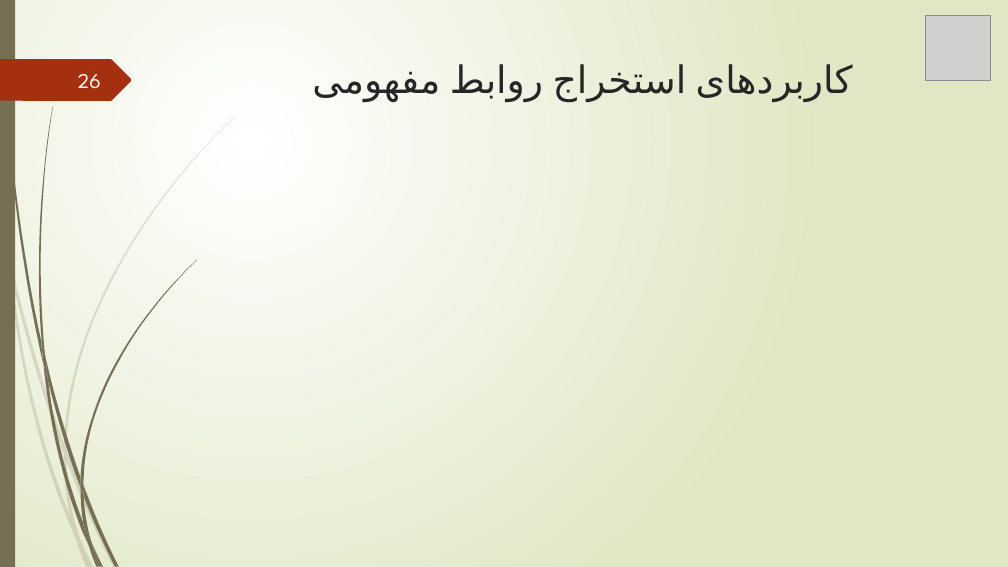
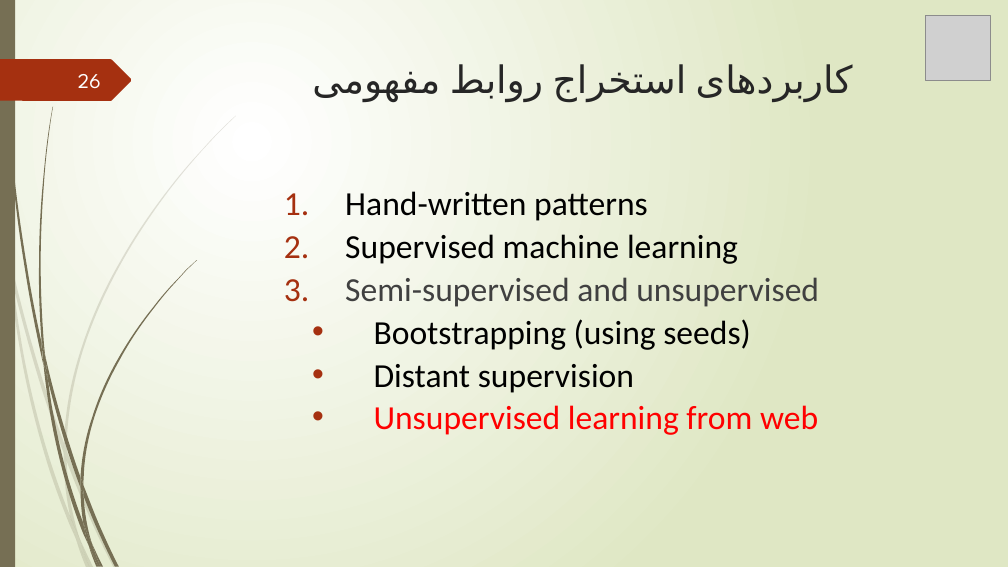
Before and after one commit to mahmoudrahat/PhD-Thesis-Documents, a slide deck: slide 26 of my powerpoints/Phd Thesis proposal.pptx. Drawn at 1008x567 pixels with LibreOffice and Linux fonts; fonts in the diff are those of the drawing; grey boxes stand for pictures. Boxes give left, top, right and bottom in pixels: in the first picture for what was removed or moved away, otherwise in the second. Text is boxed around its words. In the diff, an @@ line names an element or a change of style, - is before the commit and + after.

```diff
--- a/my powerpoints/Phd Thesis proposal.pptx
+++ b/my powerpoints/Phd Thesis proposal.pptx
@@ text added at [345, 191, 819, 435], 32 pt, text #000000 @@
+1. Hand-written patterns
+2. Supervised machine learning
+3. Semi-supervised and unsupervised
+  • Bootstrapping (using seeds)
+  • Distant supervision
+  • Unsupervised learning from web
```
Also in this commit, not shown: 10 other slides changed, 18 slides added, 2 other files.
